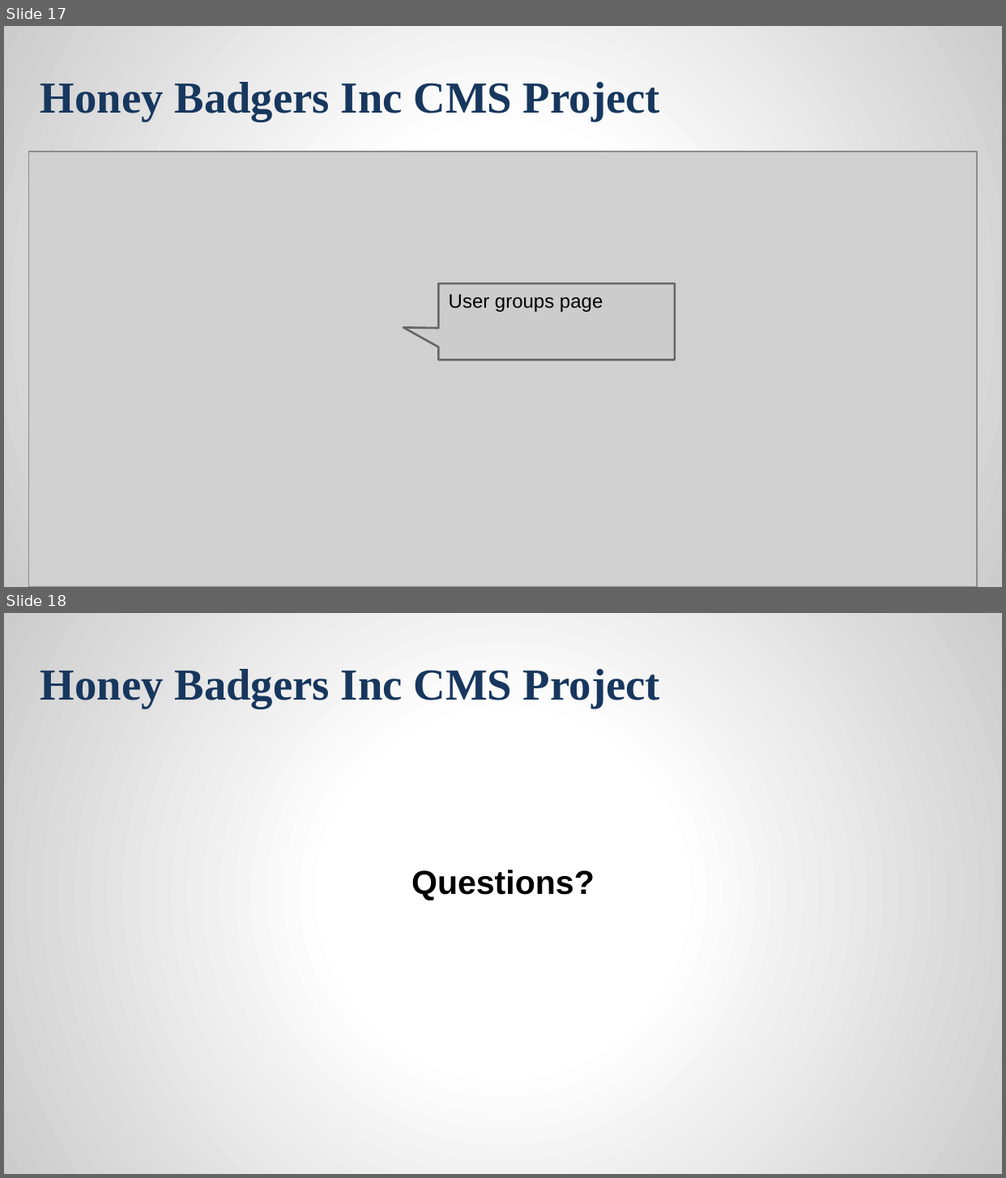
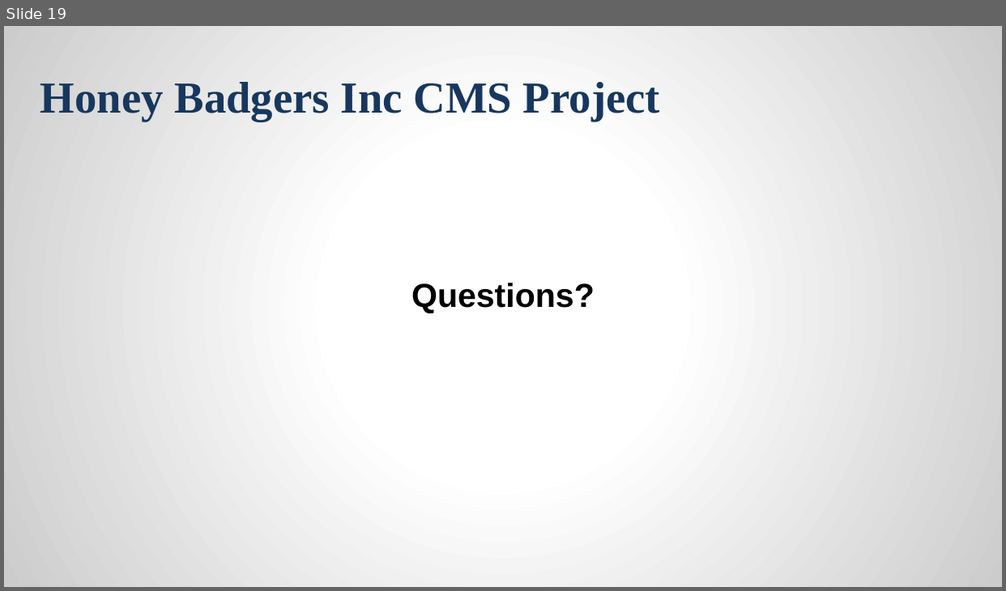
Before and after one commit to jcriquet/FantomCMS, a slide deck: doc/HoneyBadgersFinalPresentation.pptx. Shown one above the other, each under a label of ours: slides 17 and 18 before the commit, slide 19 after it. The pictures are 1006x1178 and 1006x591 pixels, drawn with LibreOffice and Linux fonts; fonts in the diff are those of the drawing; grey boxes stand for pictures; background and template pictures are left out. Boxes give left, top, right and bottom in pixels: in the first picture for what was removed or moved away, otherwise in the second. Text is boxed around its words. In the diff, an @@ line names an element or a change of style, - is before the commit and + after.

```diff
--- a/doc/HoneyBadgersFinalPresentation.pptx
+++ b/doc/HoneyBadgersFinalPresentation.pptx
@@ slide 17 removed at [4, 26, 1002, 587], background gradient #FFFFFF to #CCCCCC; not listed: 1 template element that a slide beside it also shows @@
@@ picture removed at [29, 152, 977, 587] @@
@@ speech box removed at [438, 284, 675, 359] @@
@@ text removed at [449, 294, 603, 312] @@
-User groups page
@@ what was slide 18 is now slide 19 @@
```
Also in this commit, not shown: 7 slides changed, 4 slides added, 2 other slides removed, 1 other file.
